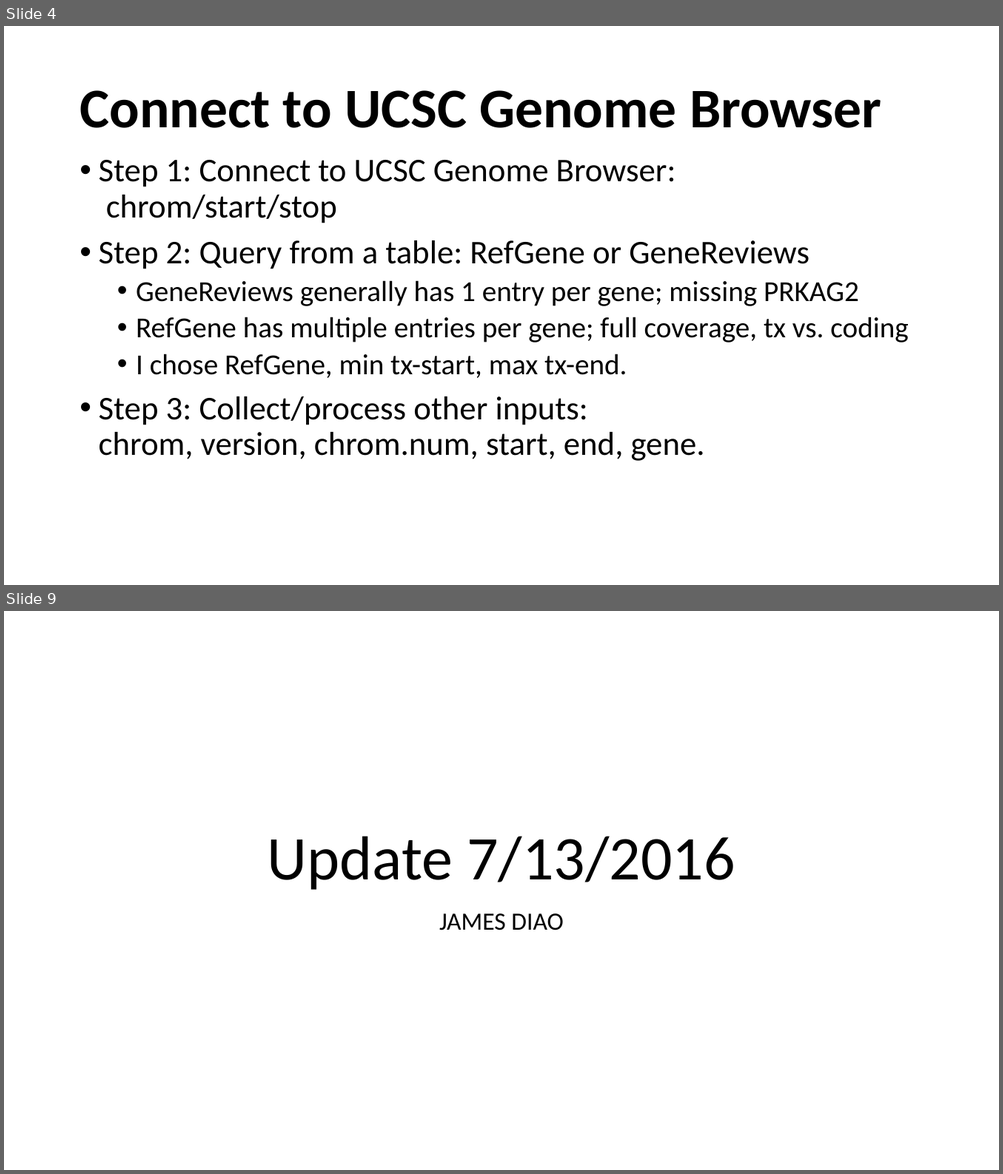
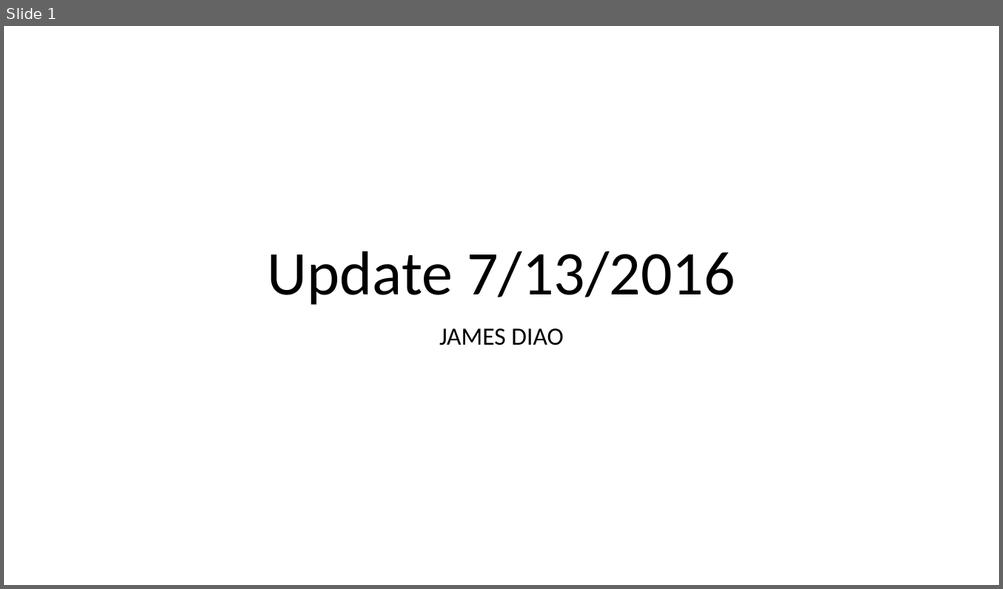
Before and after one commit to dfan/HST-2016, a slide deck: week_5/Presentation_week_5.2.pptx. Shown one above the other, each under a label of ours: slides 4 and 9 before the commit, slide 1 after it; the slides between them are not shown. The pictures are 1003x1174 and 1003x589 pixels, drawn with LibreOffice and Linux fonts; fonts in the diff are those of the drawing. Boxes give left, top, right and bottom in pixels: in the first picture for what was removed or moved away, otherwise in the second. Text is boxed around its words. In the diff, an @@ line names an element or a change of style, - is before the commit and + after.

```diff
--- a/week_5/Presentation_week_5.2.pptx
+++ b/week_5/Presentation_week_5.2.pptx
@@ slide 4 removed at [4, 26, 999, 585], background #FFFFFF @@
@@ title removed at [79, 90, 882, 128] @@
-Connect to UCSC Genome Browser
@@ text removed at [99, 160, 908, 461] @@
-• Step 1: Connect to UCSC Genome Browser:
-  chrom/start/stop
-• Step 2: Query from a table: RefGene or GeneReviews
-  • GeneReviews generally has 1 entry per gene; missing PRKAG2
-  • RefGene has multiple entries per gene; full coverage, tx vs. coding
-  • I chose RefGene, min tx-start, max tx-end.
-• Step 3: Collect/process other inputs:
-  chrom, version, chrom.num, start, end, gene.
@@ what was slide 9 is now slide 1 @@
```
Also in this commit, not shown: 4 slides changed, 4 slides added, 11 other slides removed, 6 other files.
